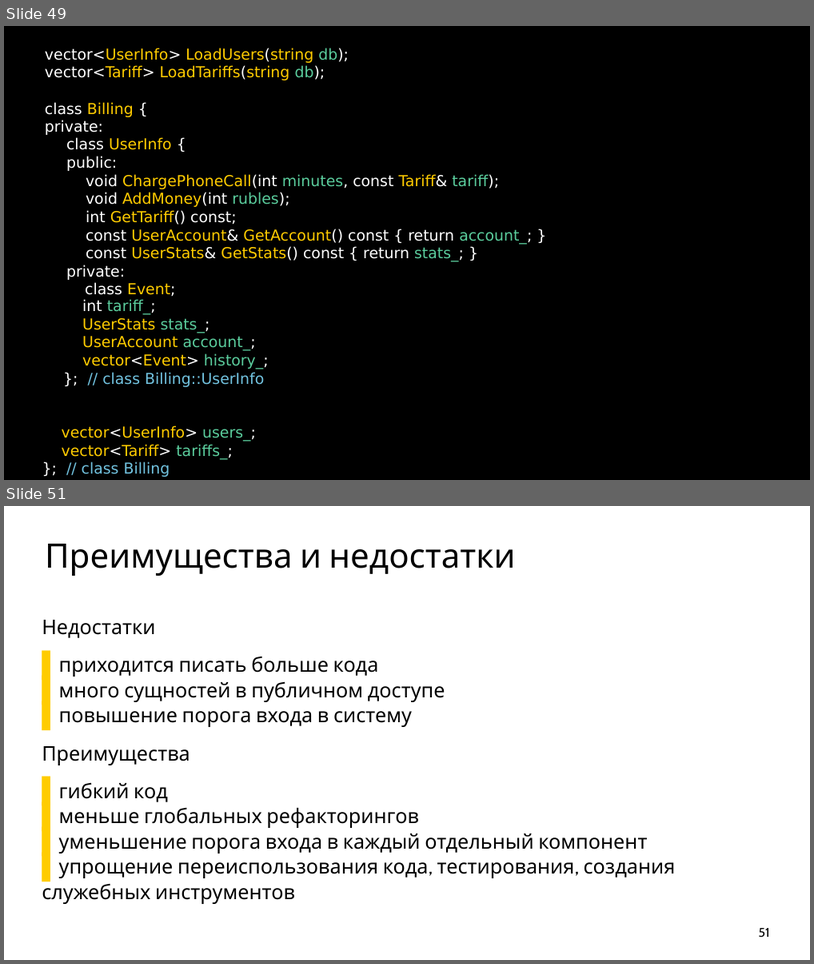
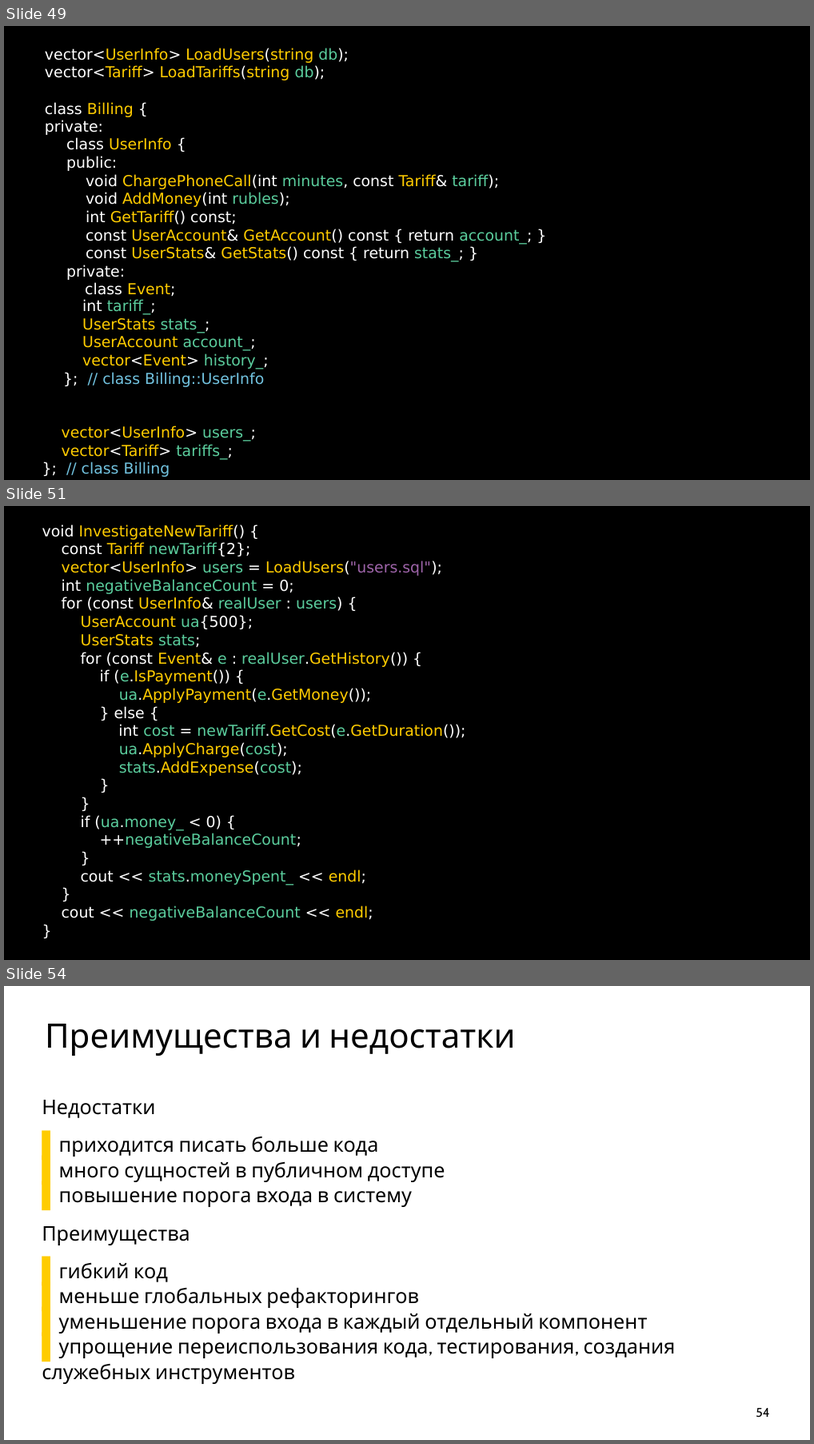
Before and after one commit to ishfb/cpprus17, a slide deck: slides.pptx. Shown one above the other, each under a label of ours: slides 49 and 51 before the commit, slides 49, 51 and 54 after it; the slides between them are not shown. The pictures are 814x964 and 814x1444 pixels, drawn with LibreOffice and Linux fonts; fonts in the diff are those of the drawing. Boxes give left, top, right and bottom in pixels: in the first picture for what was removed or moved away, otherwise in the second. Text is boxed around its words. In the diff, an @@ line names an element or a change of style, - is before the commit and + after.

```diff
--- a/slides.pptx
+++ b/slides.pptx
@@ slide 51 added at (4,506,810,960), background #FFFFFF @@
@@ text added at (4,506,810,960), fill #000000, 36 pt, text #FFCC00 @@
+void InvestigateNewTariff() {
+const Tariff newTariff{2};
+vector<UserInfo> users = LoadUsers("users.sql");
+int negativeBalanceCount = 0;
+for (const UserInfo& realUser : users) {
+UserAccount ua{500};
+UserStats stats;
+for (const Event& e : realUser.GetHistory()) {
+if (e.IsPayment()) {
+ua.ApplyPayment(e.GetMoney());
+} else {
+int cost = newTariff.GetCost(e.GetDuration());
+ua.ApplyCharge(cost);
+stats.AddExpense(cost);
+}
+}
+if (ua.money_ < 0) {
+++negativeBalanceCount;
+}
+cout << stats.moneySpent_ << endl;
+}
+cout << negativeBalanceCount << endl;
+}
@@ what was slide 51 is now slide 54 @@
@@ page number at (756,1408,770,1417): text changed @@
-51
+54
```
Also in this commit, not shown: 3 other slides added, 1 slide removed, 1 other file.
